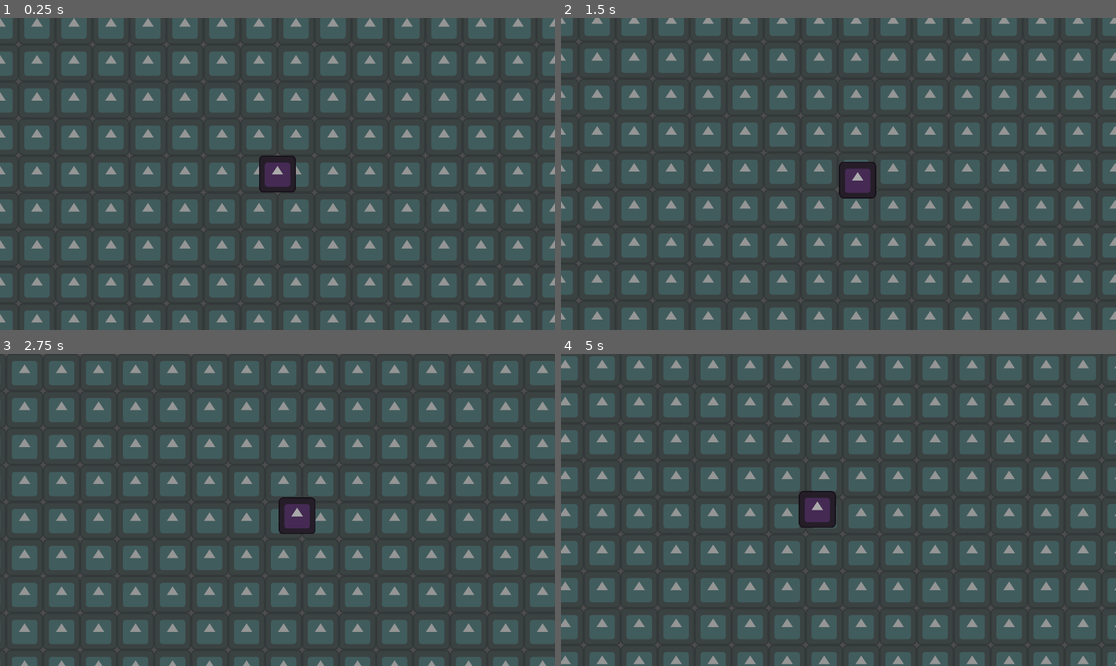
Above: before the commit, frames 1-4 (two rows, left to right).
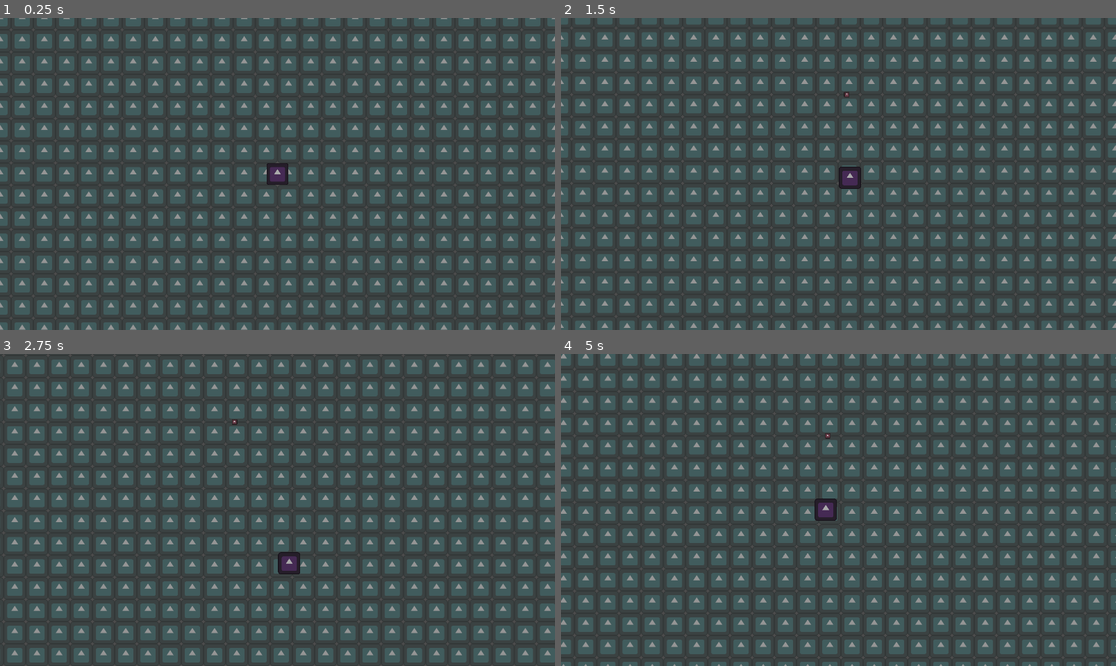
Above: after the commit, the same moments.

Repository: alfroids/tidal-storm
Game: Godot game, scene res://scenes/levels/main.tscn
Same seed, same stepped clock (60 frames per second), same inputs: the game is played once before the commit and once after it. This scene is started directly instead of the project's main scene. The engine's default icon, where the game draws it, is replaced by a stand-in: a white triangle on a blue panel in a dark square.
Inputs:
- Up to frame 1 (0.25 s): no input
- Up to frame 2 (1.5 s): tap Enter at 0.5 s; hold D (move_right) 0.53-1.28 s; hold S (move_down) from 1.28 s (still down)
- Up to frame 3 (2.75 s): release S (move_down) at 2.03 s; hold D (move_right) from 2.03 s (still down)
- Up to frame 4 (5 s): release D (move_right) at 2.78 s; hold W (move_up) 2.78-3.53 s; hold A (move_left) from 3.53 s (still down)

The runs differ from the first frame. In frame 1, 50% of the frame differs, in the area x 0-100%, y 0-100%; in frame 2, 49%; in frame 3, 49%; in frame 4, 51%.

Commit message:
Create HookSpawner scene

Diff:
--- /dev/null
+++ b/hook_spawner.gd
@@ -0,0 +1,17 @@
+extends Path2D
+
+
+@export var hook_scene: PackedScene
+
+@onready var spawn_location: PathFollow2D = $SpawnLocation as PathFollow2D
+@onready var spawn_timer: Timer = $SpawnTimer as Timer
+
+
+func _on_spawn_timer_timeout() -> void:
+	spawn_location.progress_ratio = randf()
+
+	var hook: Area2D = hook_scene.instantiate() as Area2D
+	hook.global_position = spawn_location.global_position
+	add_child(hook)
+
+	spawn_timer.start(randf_range(2.0, 6.0))
--- a/scenes/fish/fish.gd
+++ b/scenes/fish/fish.gd
@@ -3,9 +3,9 @@
 
 
 
-const MAX_SPEED: float = 400.0
-const ACCELARTION: float = 1600.0
-const DRAG: float = 400.0
+@export_range(100.0, 2000.0, 50.0, "or_greater", "suffix:px/s") var MAX_SPEED: float = 400.0
+@export_range(100.0, 2000.0, 50.0, "or_greater", "suffix:px/s²") var ACCELARTION: float = 1600.0
+@export_range(100.0, 2000.0, 50.0, "or_greater", "suffix:px/s²") var DRAG: float = 400.0
 
 
 func _physics_process(delta: float) -> void:
--- /dev/null
+++ b/scenes/hook-spawner/hook_spawner.tscn
@@ -0,0 +1,18 @@
+[gd_scene load_steps=3 format=3 uid="uid://ct43svhgq368s"]
+
+[ext_resource type="Script" path="res://hook_spawner.gd" id="1_sc4in"]
+[ext_resource type="PackedScene" uid="uid://cf8a48cwri0kk" path="res://scenes/hook/hook.tscn" id="2_kwo5c"]
+
+[node name="HookSpawner" type="Path2D"]
+script = ExtResource("1_sc4in")
+hook_scene = ExtResource("2_kwo5c")
+
+[node name="SpawnLocation" type="PathFollow2D" parent="."]
+position = Vector2(-2560, 0)
+rotation = -0.00293254
+
+[node name="SpawnTimer" type="Timer" parent="."]
+one_shot = true
+autostart = true
+
+[connection signal="timeout" from="SpawnTimer" to="." method="_on_spawn_timer_timeout"]
--- a/scenes/levels/main.tscn
+++ b/scenes/levels/main.tscn
@@ -1,12 +1,19 @@
-[gd_scene load_steps=5 format=3 uid="uid://bu6f414k16ji4"]
+[gd_scene load_steps=7 format=3 uid="uid://bu6f414k16ji4"]
 
 [ext_resource type="Shader" uid="uid://clqjl3sufgdba" path="res://assets/shaders/recolor.tres" id="1_16qyo"]
 [ext_resource type="Texture2D" uid="uid://dc2g5hdov4cvd" path="res://assets/icon.svg" id="2_k0hvx"]
 [ext_resource type="PackedScene" uid="uid://bb21uipacresu" path="res://scenes/fish/fish.tscn" id="3_eg6kt"]
+[ext_resource type="PackedScene" uid="uid://ct43svhgq368s" path="res://scenes/hook-spawner/hook_spawner.tscn" id="4_cwdmd"]
 
 [sub_resource type="ShaderMaterial" id="ShaderMaterial_e5g6v"]
 shader = ExtResource("1_16qyo")
 shader_parameter/NewColor = Color(0.137255, 0.854902, 0.894118, 0.478431)
+
+[sub_resource type="Curve2D" id="Curve2D_ourpr"]
+_data = {
+"points": PackedVector2Array(0, 0, 0, 0, -640, -448, 0, 0, 0, 0, 640, -448)
+}
+point_count = 2
 
 [node name="Main" type="Node2D"]
 
@@ -19,15 +26,19 @@
 material = SubResource("ShaderMaterial_e5g6v")
 texture = ExtResource("2_k0hvx")
 region_enabled = true
-region_rect = Rect2(0, 0, 6400, 3200)
+region_rect = Rect2(0, 0, 5120, 1920)
 
 [node name="Fish" parent="." instance=ExtResource("3_eg6kt")]
 
 [node name="Camera2D" type="Camera2D" parent="Fish"]
+zoom = Vector2(0.6, 0.6)
 process_callback = 0
-limit_left = -3200
-limit_top = -1600
-limit_right = 3200
-limit_bottom = 1600
+limit_left = -2560
+limit_top = -960
+limit_right = 2560
+limit_bottom = 960
 limit_smoothed = true
 position_smoothing_enabled = true
+
+[node name="HookSpawner" parent="." instance=ExtResource("4_cwdmd")]
+curve = SubResource("Curve2D_ourpr")
